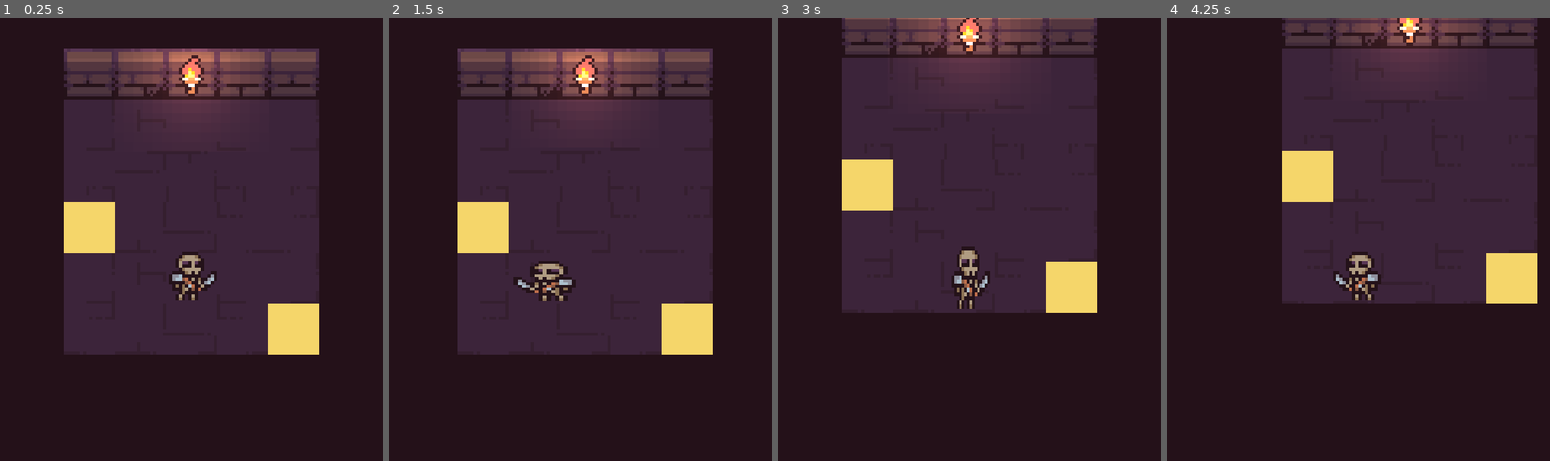
Above: before the commit, frames 1-4 (left to right).
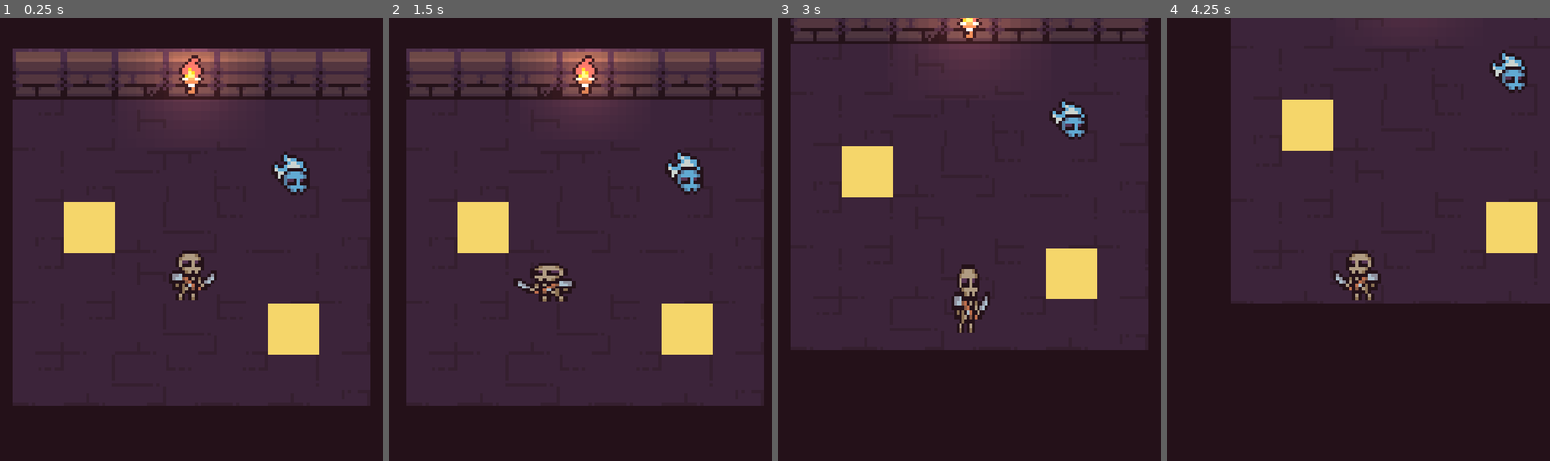
Above: after the commit, the same moments.

Repository: papazeal/tiny-hero
Game: Godot game, scene res://main.tscn
Same seed, same stepped clock (60 frames per second), same inputs: the game is played once before the commit and once after it.
Inputs (mouse positions are in pixels of both pictures, inside the frame that each line leads up to):
- Up to frame 1 (0.25 s): no input
- Up to frame 2 (1.5 s): move the mouse to (664, 252) at 0.52 s; press the mouse at (664, 252) at 0.53 s; hold Right (right) 0.53-1.28 s; move the mouse to (503, 305) at 1.27 s; release the mouse at (503, 305) at 1.28 s; hold Down (down) from 1.28 s (still down); click (503, 305) at 1.35 s
- Up to frame 3 (3 s): move the mouse to (1007, 164) at 2.02 s; release Down (down) at 2.03 s; press the mouse at (1007, 164) at 2.03 s; hold Right (right) 2.03-2.78 s; move the mouse to (950, 381) at 2.77 s; release the mouse at (950, 381) at 2.78 s; hold Up (up) from 2.78 s (still down); click (950, 381) at 2.85 s
- Up to frame 4 (4.25 s): move the mouse to (1473, 354) at 3.52 s; release Up (up) at 3.53 s; press the mouse at (1473, 354) at 3.53 s; hold Left (left) from 3.53 s (still down)

The runs differ from the first frame. In frame 1, 28% of the frame differs, in the area x 3-97%, y 6-88%; in frame 2, 28%; in frame 3, 29%, in the area x 3-97%, y 0-75%; in frame 4, 20%.

Commit message:
up up

Diff:
--- a/Hero.tscn
+++ b/Hero.tscn
@@ -39,7 +39,7 @@
 "times": PackedFloat32Array(0, 0.5, 1),
 "transitions": PackedFloat32Array(1, 1, 1),
 "update": 0,
-"values": [Vector2(1, 1), Vector2(1, 1.05), Vector2(1, 1)]
+"values": [Vector2(1, 1.1), Vector2(1, 1), Vector2(1, 1.1)]
 }
 
 [sub_resource type="AnimationLibrary" id="AnimationLibrary_4o35y"]
--- /dev/null
+++ b/enemy.gd
@@ -0,0 +1,11 @@
+extends Area2D
+
+
+# Called when the node enters the scene tree for the first time.
+func _ready():
+	pass # Replace with function body.
+
+
+# Called every frame. 'delta' is the elapsed time since the previous frame.
+func _process(delta):
+	pass
--- /dev/null
+++ b/enemy.tscn
@@ -0,0 +1,80 @@
+[gd_scene load_steps=9 format=3 uid="uid://c0ugn0ohe8uke"]
+
+[ext_resource type="Script" path="res://enemy.gd" id="1_vqj2b"]
+[ext_resource type="Texture2D" uid="uid://d3n4cbqlrp3j4" path="res://Dungeon_Character_2.png" id="2_3gkuy"]
+
+[sub_resource type="AtlasTexture" id="AtlasTexture_xed21"]
+atlas = ExtResource("2_3gkuy")
+region = Rect2(16, 16, 16, 16)
+
+[sub_resource type="SpriteFrames" id="SpriteFrames_m3yx0"]
+animations = [{
+"frames": [{
+"duration": 1.0,
+"texture": SubResource("AtlasTexture_xed21")
+}],
+"loop": true,
+"name": &"default",
+"speed": 5.0
+}]
+
+[sub_resource type="Animation" id="Animation_84liv"]
+resource_name = "idle"
+loop_mode = 1
+tracks/0/type = "value"
+tracks/0/imported = false
+tracks/0/enabled = true
+tracks/0/path = NodePath("sp:scale")
+tracks/0/interp = 2
+tracks/0/loop_wrap = true
+tracks/0/keys = {
+"times": PackedFloat32Array(0, 0.5, 1),
+"transitions": PackedFloat32Array(1, 1, 1),
+"update": 0,
+"values": [Vector2(1, 1), Vector2(1, 1.1), Vector2(1, 1)]
+}
+
+[sub_resource type="Animation" id="Animation_c7qa0"]
+length = 0.001
+tracks/0/type = "value"
+tracks/0/imported = false
+tracks/0/enabled = true
+tracks/0/path = NodePath("sp:scale")
+tracks/0/interp = 1
+tracks/0/loop_wrap = true
+tracks/0/keys = {
+"times": PackedFloat32Array(0),
+"transitions": PackedFloat32Array(1),
+"update": 0,
+"values": [Vector2(1, 1)]
+}
+
+[sub_resource type="AnimationLibrary" id="AnimationLibrary_nr3ty"]
+_data = {
+"RESET": SubResource("Animation_c7qa0"),
+"idle": SubResource("Animation_84liv")
+}
+
+[sub_resource type="RectangleShape2D" id="RectangleShape2D_e6f3h"]
+size = Vector2(16, 16)
+
+[node name="Enemy" type="Area2D"]
+collision_layer = 8
+script = ExtResource("1_vqj2b")
+
+[node name="sp" type="Node2D" parent="."]
+position = Vector2(2.08165e-12, 8)
+
+[node name="Sprite2D" type="AnimatedSprite2D" parent="sp"]
+sprite_frames = SubResource("SpriteFrames_m3yx0")
+offset = Vector2(2.08165e-12, -8)
+
+[node name="AnimationPlayer" type="AnimationPlayer" parent="."]
+libraries = {
+"": SubResource("AnimationLibrary_nr3ty")
+}
+autoplay = "idle"
+
+[node name="CollisionShape2D" type="CollisionShape2D" parent="."]
+scale = Vector2(0.8, 0.8)
+shape = SubResource("RectangleShape2D_e6f3h")
--- a/hero.gd
+++ b/hero.gd
@@ -67,13 +67,8 @@
 
 	#get target tile
 	var target_tile: Vector2i = current_tile
-	#var walkable = false
-	if move_slide:
-		while tile_map.get_cell_tile_data(0, target_tile + direction):
-			target_tile += direction
-	else:
-		if tile_map.get_cell_tile_data(0, target_tile + direction):
-			target_tile += direction
+	if tile_map.get_cell_tile_data(0, target_tile + direction):
+		target_tile += direction
 
 	# face direction
 	if direction == Vector2i.RIGHT:
@@ -83,6 +78,8 @@
 
 	# start moving
 	next_position = tile_map.map_to_local(target_tile)
+
+	# moving animation
 	if direction == Vector2i.UP or direction == Vector2i.DOWN:
 		sprite.scale = Vector2(0.6,1.5)
 	else:
--- a/main.tscn
+++ b/main.tscn
@@ -1,10 +1,11 @@
-[gd_scene load_steps=15 format=3 uid="uid://bolib6fieww0"]
+[gd_scene load_steps=16 format=3 uid="uid://bolib6fieww0"]
 
 [ext_resource type="Script" path="res://main.gd" id="1_fbeu5"]
 [ext_resource type="PackedScene" uid="uid://2dr7kitpuk60" path="res://Hero.tscn" id="1_hrt7c"]
 [ext_resource type="Texture2D" uid="uid://bn8i7qbi25ig0" path="res://Dungeon_Tileset.png" id="3_atbpn"]
 [ext_resource type="Texture2D" uid="uid://bck5lceg26yrc" path="res://light.png" id="3_xsn5m"]
 [ext_resource type="PackedScene" uid="uid://b1l66kkjrvfbi" path="res://Stone.tscn" id="6_6nsl1"]
+[ext_resource type="PackedScene" uid="uid://c0ugn0ohe8uke" path="res://enemy.tscn" id="6_h5oqr"]
 
 [sub_resource type="ShaderMaterial" id="ShaderMaterial_p451o"]
 
@@ -127,7 +128,7 @@
 "times": PackedFloat32Array(0, 0.5, 1),
 "transitions": PackedFloat32Array(1, 1, 1),
 "update": 0,
-"values": [Vector2(1, 1), Vector2(0.9, 0.9), Vector2(1, 1)]
+"values": [Vector2(1, 1), Vector2(0.8, 0.8), Vector2(1, 1)]
 }
 
 [sub_resource type="Animation" id="Animation_x01wo"]
@@ -171,9 +172,9 @@
 tile_set = SubResource("TileSet_rbyq2")
 format = 2
 layer_0/name = "ground"
-layer_0/tile_data = PackedInt32Array(1900547, 393216, 1, 196 …(435 unchanged characters)… , 2162694, 589824, 0, 2162695, 393216, 0)
+layer_0/tile_data = PackedInt32Array(1900547, 393216, 1, 196 …(435 unchanged characters)… , 2162694, 589824, 0, 2162695, 393216, 0, 1900546, 393216, 0, 1966082, 393216, 1, 2031618, 393216, 2, 2097154, 393216, 0, 2162690, 393216, 1, 2228226, 393216, 0, 2228227, 458752, 0, 2228228, 524288, 0, 2228229, 589824, 0, 2228230, 393216, 0, 2228231, 458752, 0, 2228232, 393216, 2, 1900552, 393216, 0, 1966088, 393216, 1, 2031624, 393216, 2, 2097160, 393216, 0, 2162696, 393216, 1)
 layer_1/name = "wall"
-layer_1/tile_data = PackedInt32Array(1835011, 131072, 0, 1835012, 196608, 0, 1835013, 262144, 0, 1835014, 65536, 0, 1835015, 131072, 0)
+layer_1/tile_data = PackedInt32Array(1835011, 131072, 0, 1835012, 196608, 0, 1835013, 262144, 0, 1835014, 65536, 0, 1835015, 131072, 0, 1835010, 65536, 0, 1835016, 65536, 0)
 layer_2/name = "decoration"
 layer_2/tile_data = PackedInt32Array(1835013, 0, 9)
 
@@ -222,3 +223,6 @@
 
 [node name="Stone2" parent="." instance=ExtResource("6_6nsl1")]
 position = Vector2(120, 536)
+
+[node name="Enemy" parent="." instance=ExtResource("6_h5oqr")]
+position = Vector2(120, 488)
Not shown, changed: dist/index.pck
